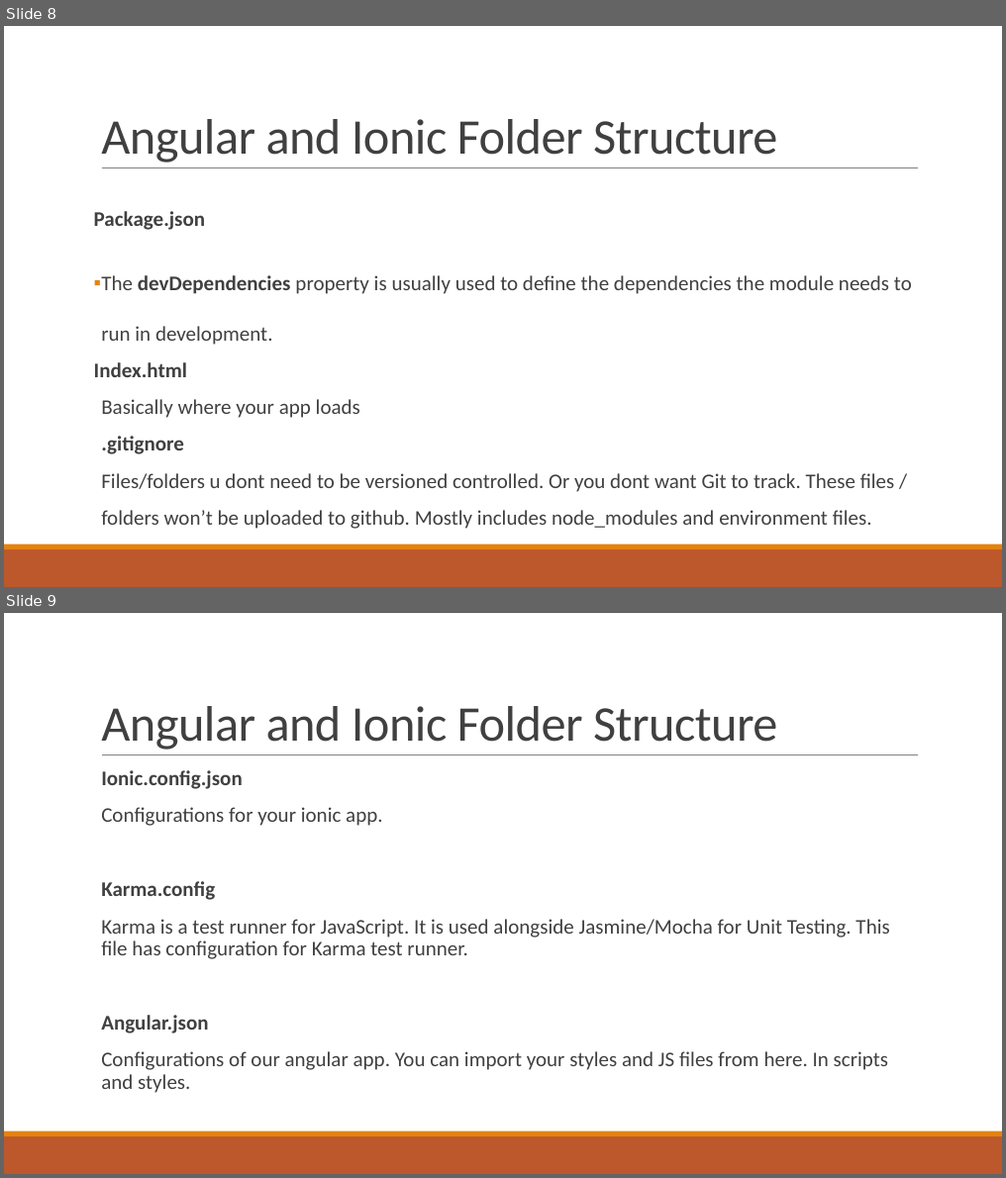
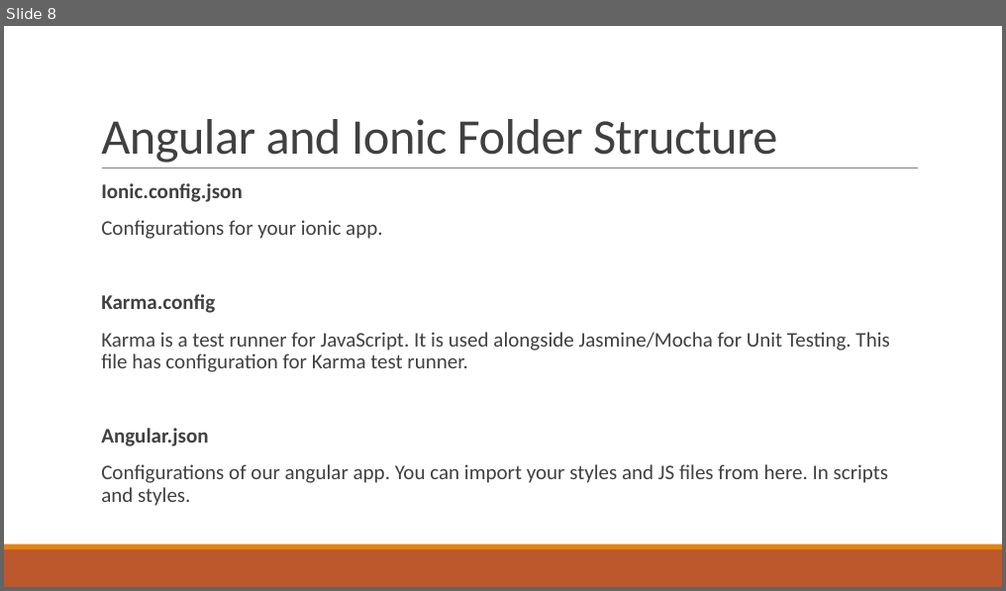
Before and after one commit to alamgirqazi/mobile-application-development-course, a slide deck: lecture 4/Lecture 4 - Mobile Application Development.pptx. Shown one above the other, each under a label of ours: slides 8 and 9 before the commit, slide 8 after it. The pictures are 1006x1178 and 1006x591 pixels, drawn with LibreOffice and Linux fonts; fonts in the diff are those of the drawing. Boxes give left, top, right and bottom in pixels: in the first picture for what was removed or moved away, otherwise in the second. Text is boxed around its words. In the diff, an @@ line names an element or a change of style, - is before the commit and + after.

```diff
--- a/lecture 4/Lecture 4 - Mobile Application Development.pptx
+++ b/lecture 4/Lecture 4 - Mobile Application Development.pptx
@@ slide 8 removed at bbox=[4, 26, 1002, 587], background #FFFFFF; not listed: 3 template elements that a slide beside it also shows @@
@@ title removed at bbox=[101, 119, 777, 163] @@
-Angular and Ionic Folder Structure
@@ text removed at bbox=[94, 211, 912, 529] @@
-Package.json
-▪ The devDependencies property is usually used to define the dependencies the module needs to run in development.
-Index.html
-  Basically where your app loads
-  .gitignore
-  Files/folders u dont need to be versioned controlled. Or you dont want Git to track. These files /
-  folders won’t be uploaded to github. Mostly includes node_modules and environment files.
@@ what was slide 9 is now slide 8 @@
```
Also in this commit, not shown: 4 slides changed, 1 other file.
